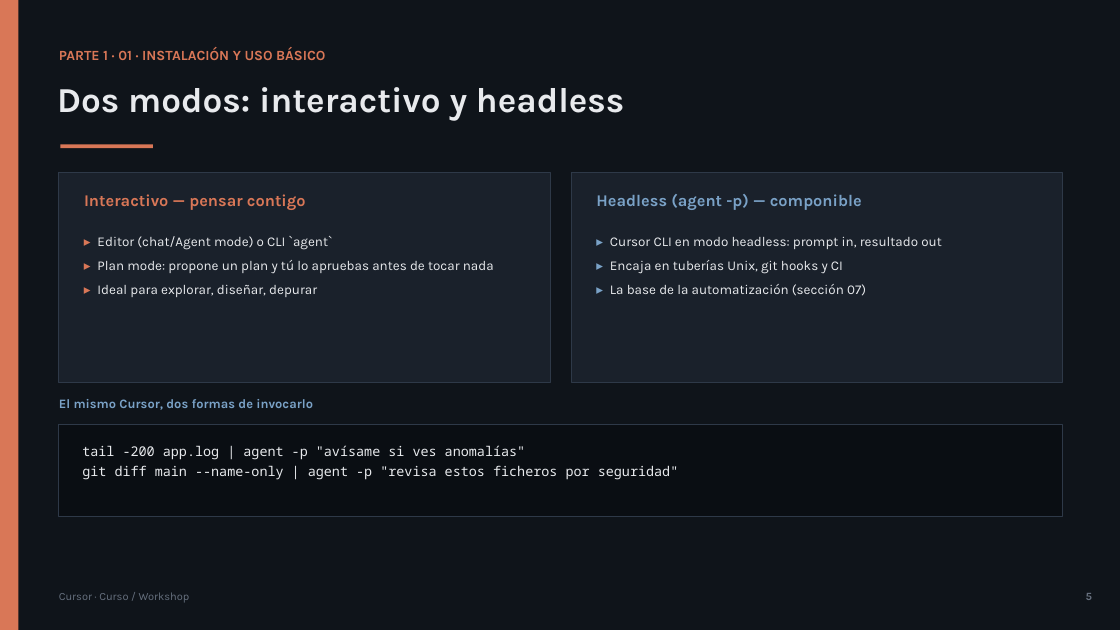
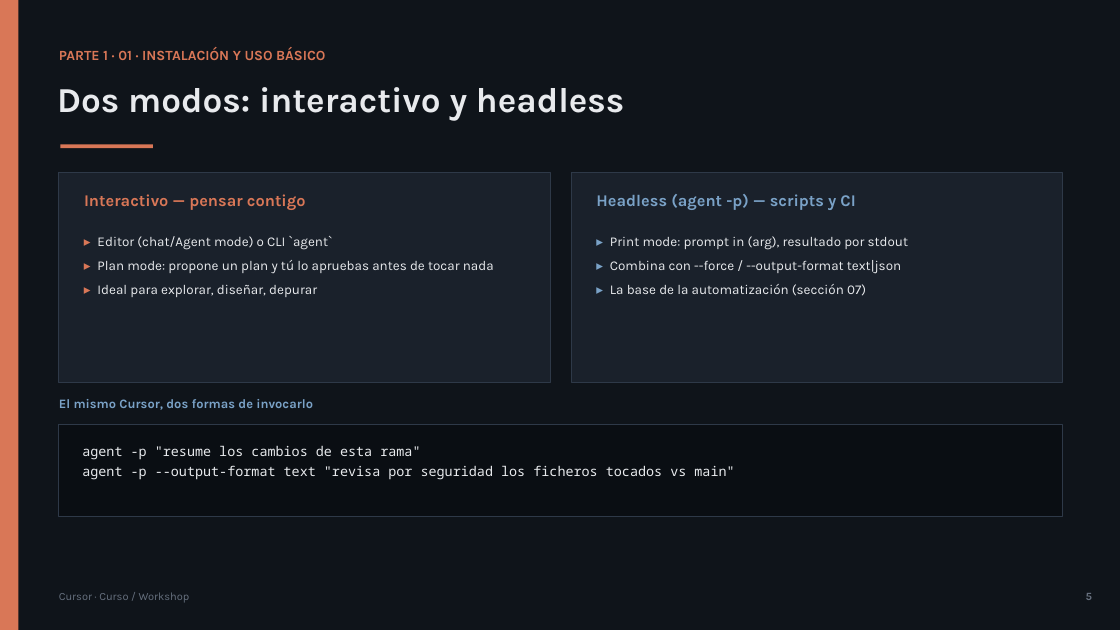
Before and after one commit to olonok69/cursor_code_ml_engineer, a slide deck: slide 5 of presentacion/Cursor_Presentacion.pptx. Drawn at 1120x630 pixels with LibreOffice and Linux fonts; fonts in the diff are those of the drawing. Boxes give left, top, right and bottom in pixels: in the first picture for what was removed or moved away, otherwise in the second. Text is boxed around its words. In the diff, an @@ line names an element or a change of style, - is before the commit and + after.

Commit message:
cursor review

```diff
--- a/presentacion/Cursor_Presentacion.pptx
+++ b/presentacion/Cursor_Presentacion.pptx
@@ text at (x1=596, y1=194, x2=855, y2=210): text changed @@
-Headless (agent -p) — componible
+Headless (agent -p) — scripts y CI
@@ text at (x1=610, y1=236, x2=909, y2=274): text changed @@
-▸ Cursor CLI en modo headless: prompt in, resultado out
-▸ Encaja en tuberías Unix, git hooks y CI
+▸ Print mode: prompt in (arg), resultado por stdout
+▸ Combina con --force / --output-format text|json
@@ text at (x1=82, y1=445, x2=734, y2=480): text changed @@
-tail -200 app.log | agent -p "avísame si ves anomalías"
-git diff main --name-only | agent -p "revisa estos ficheros por seguridad"
+agent -p "resume los cambios de esta rama"
+agent -p --output-format text "revisa por seguridad los ficheros tocados vs main"
```
Also in this commit, not shown: 10 other slides changed, 14 other files.
